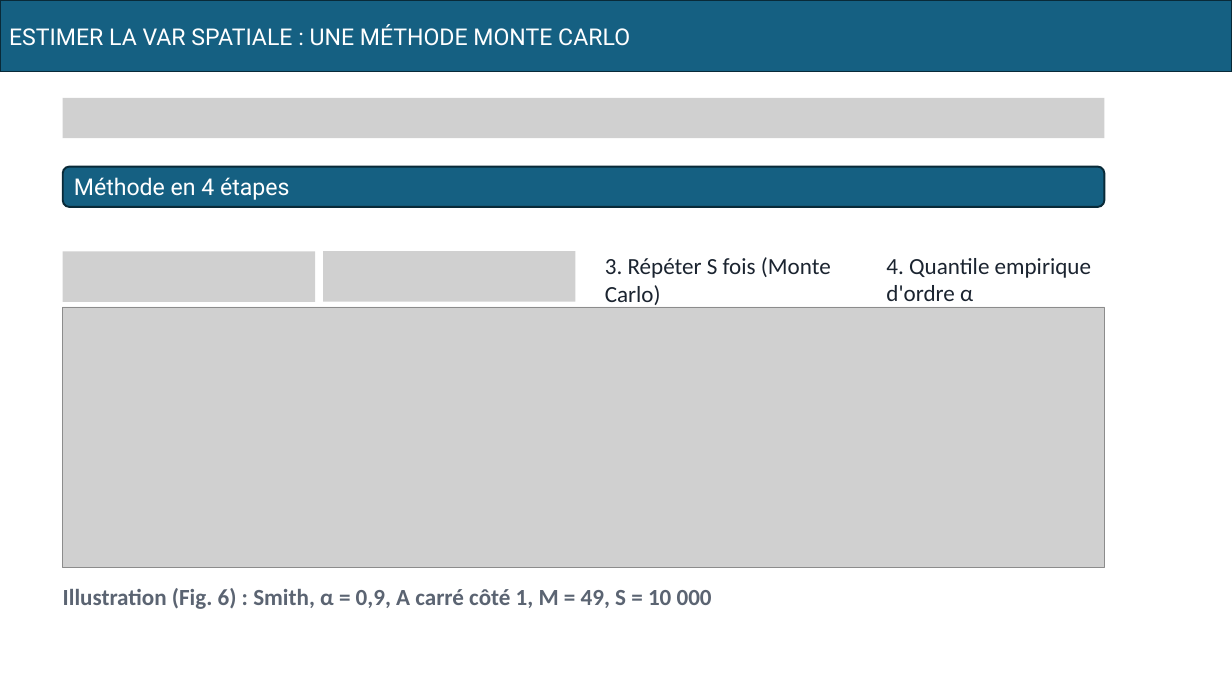
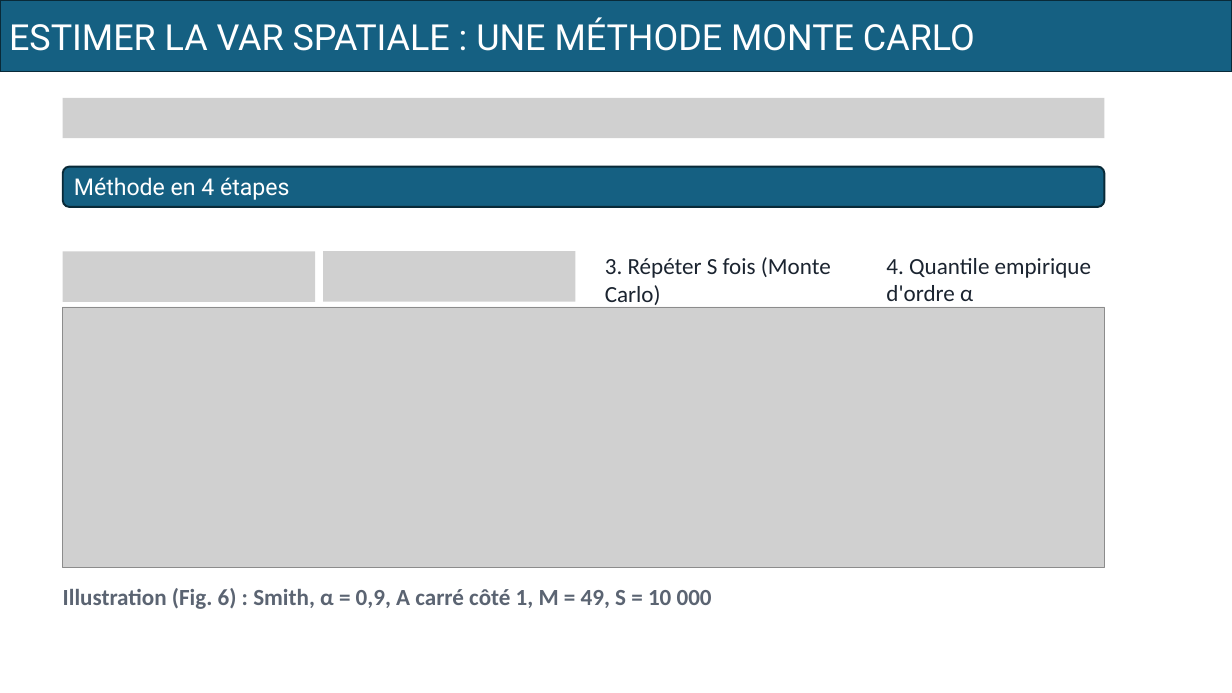
Before and after one commit to MamadouLamine27/projet-tve-max-stable, a slide deck: slide 8 of pptx/presentation (Beye+Sene).pptx. Drawn at 1232x693 pixels with LibreOffice and Linux fonts; fonts in the diff are those of the drawing; grey boxes stand for pictures. Boxes give left, top, right and bottom in pixels: in the first picture for what was removed or moved away, otherwise in the second. Text is boxed around its words. In the diff, an @@ line names an element or a change of style, - is before the commit and + after.

```diff
--- a/pptx/presentation (Beye+Sene).pptx
+++ b/pptx/presentation (Beye+Sene).pptx
@@ rectangle "ESTIMER LA VAR SPATIALE : ..." at (0, 0, 1232, 71): size 18 to 28 pt @@
```
Also in this commit, not shown: 2 other slides changed.
